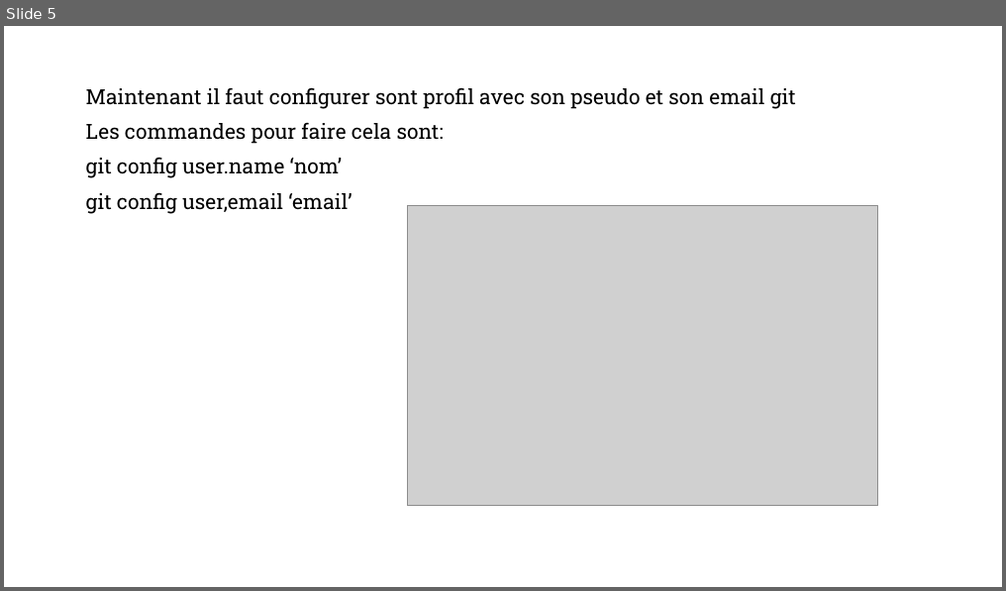
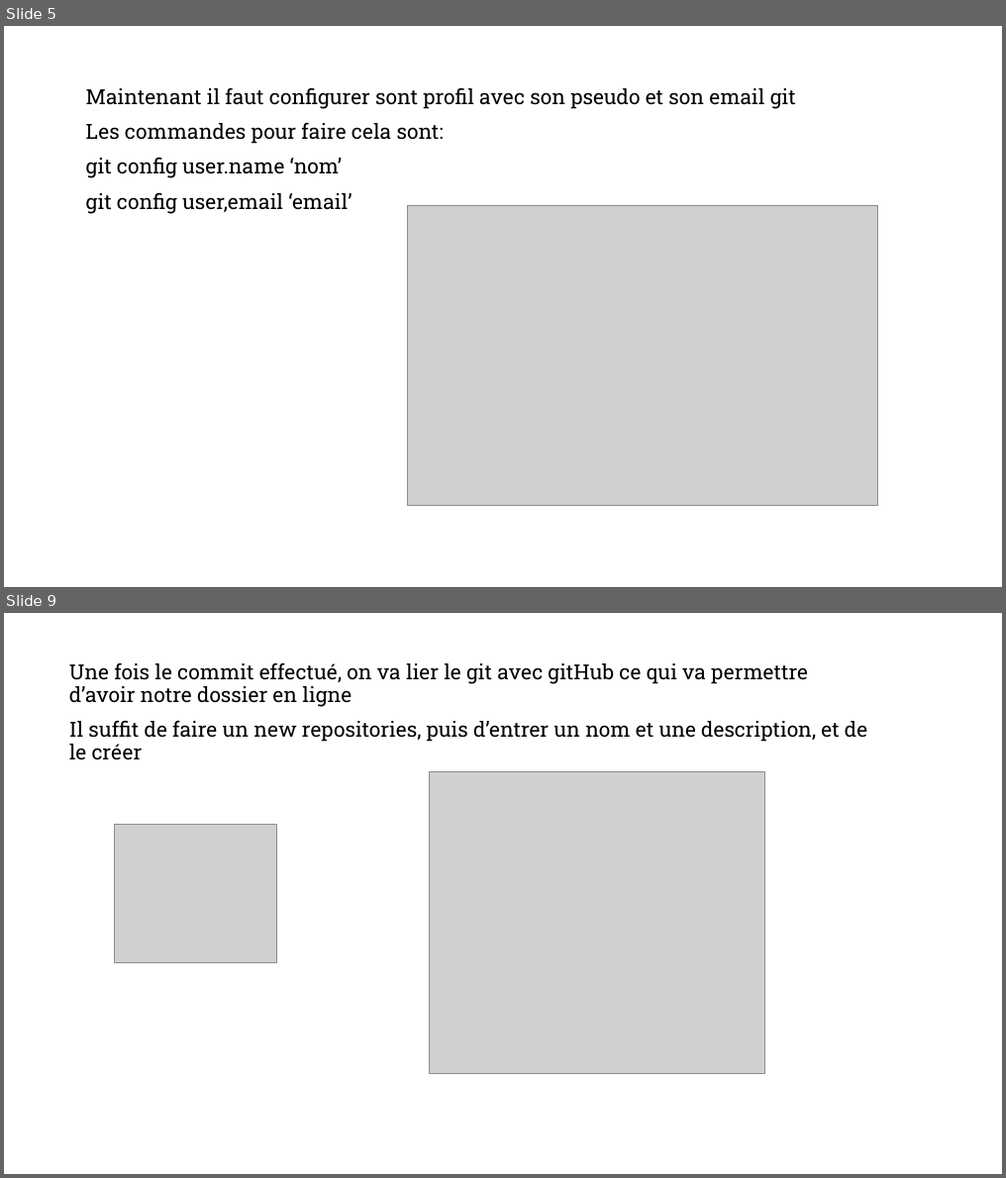
Before and after one commit to Nialee37/tutoGit, a slide deck: tutoGit.pptx. Shown one above the other, each under a label of ours: slide 5 before the commit, slides 5 and 9 after it; the slides between them are not shown. The pictures are 1006x591 and 1006x1178 pixels, drawn with LibreOffice and Linux fonts; fonts in the diff are those of the drawing; grey boxes stand for pictures; background and template pictures are left out. Boxes give left, top, right and bottom in pixels: in the first picture for what was removed or moved away, otherwise in the second. Text is boxed around its words. In the diff, an @@ line names an element or a change of style, - is before the commit and + after.

```diff
--- a/tutoGit.pptx
+++ b/tutoGit.pptx
@@ slide 9 added at bbox=[4, 613, 1002, 1174], background #FFFFFF; not listed: 1 template element that a slide beside it also shows @@
@@ text added at bbox=[69, 663, 867, 761], 20 pt, text #000000 @@
+Une fois le commit effectué, on va lier le git avec gitHub ce qui va permettre d’avoir notre dossier en ligne
+Il suffit de faire un new repositories, puis d’entrer un nom et une description, et de le créer
@@ picture added at bbox=[430, 772, 764, 1074] @@
@@ picture added at bbox=[114, 824, 276, 962] @@
```
Also in this commit, not shown: 1 slide changed, 7 other slides added, 1 other file.
